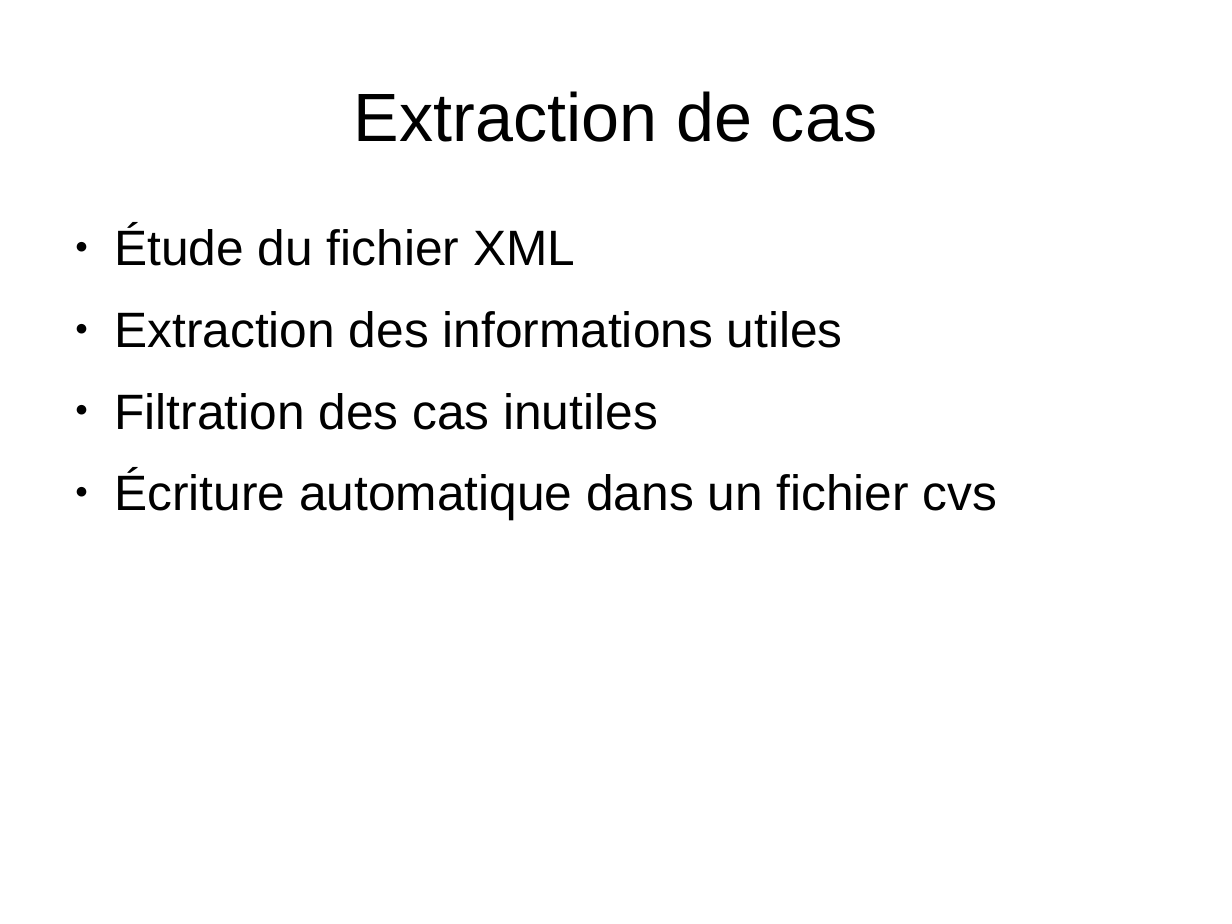
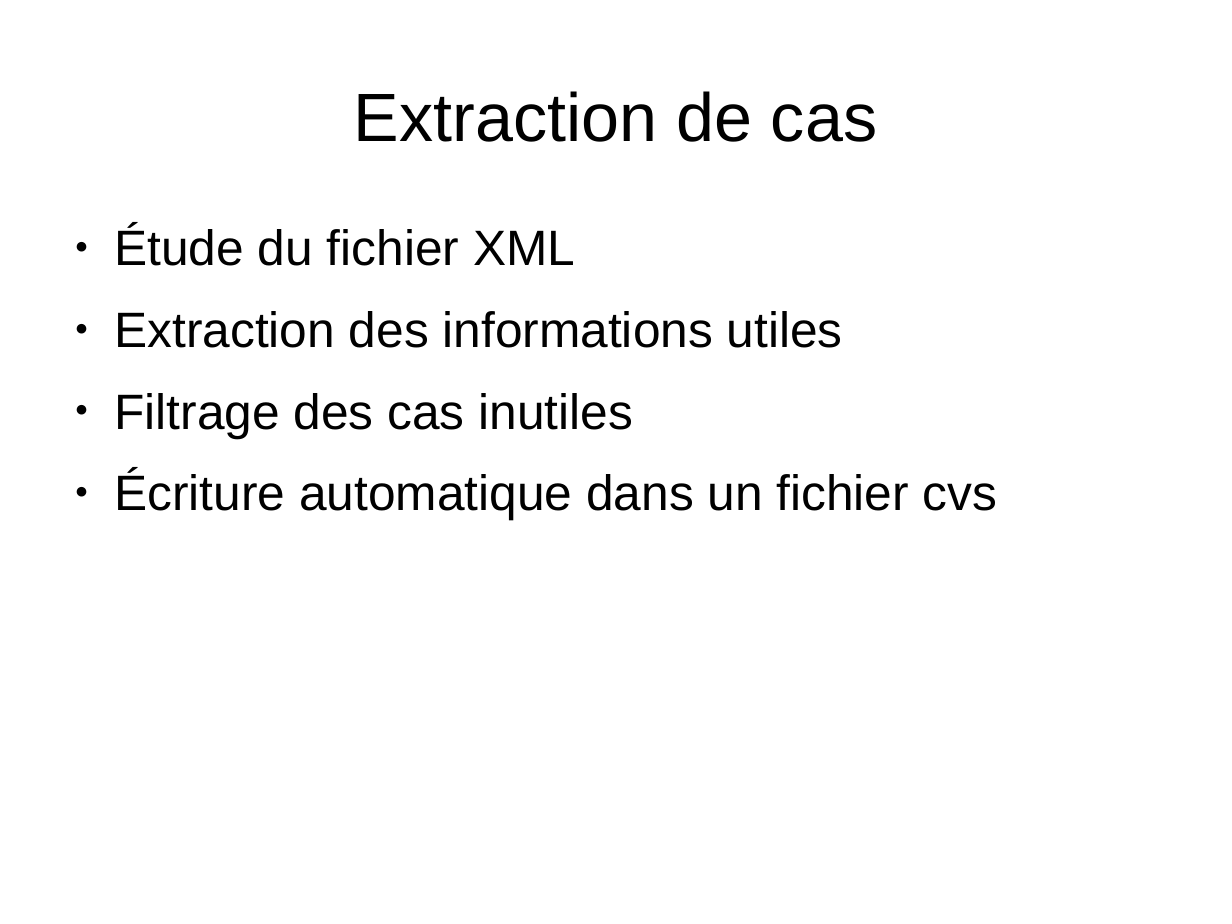
Before and after one commit to Sle3pingForest/StageL3, a slide deck: slide 5 of RapportDamien/presentation.odp (slide 6 before the commit). Drawn at 1232x924 pixels with LibreOffice and Linux fonts; fonts in the diff are those of the drawing. Boxes give left, top, right and bottom in pixels: in the first picture for what was removed or moved away, otherwise in the second. Text is boxed around its words. In the diff, an @@ line names an element or a change of style, - is before the commit and + after.

```diff
--- a/RapportDamien/presentation.odp
+++ b/RapportDamien/presentation.odp
@@ text at bbox=[114, 393, 634, 438]: text changed @@
-● Filtration des cas inutiles
+● Filtrage des cas inutiles
```
Also in this commit, not shown: 3 other slides changed, 1 other file.
